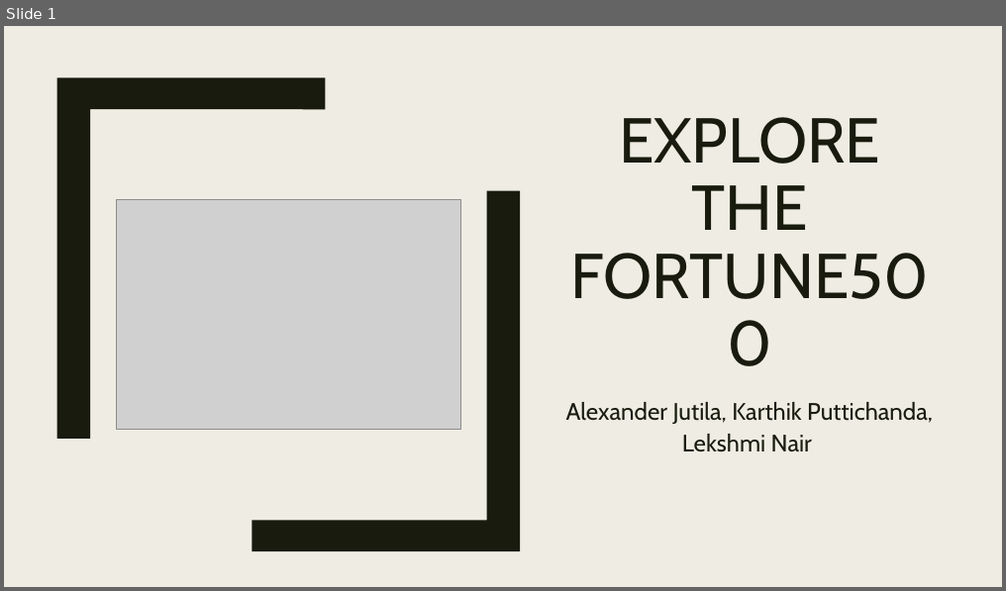
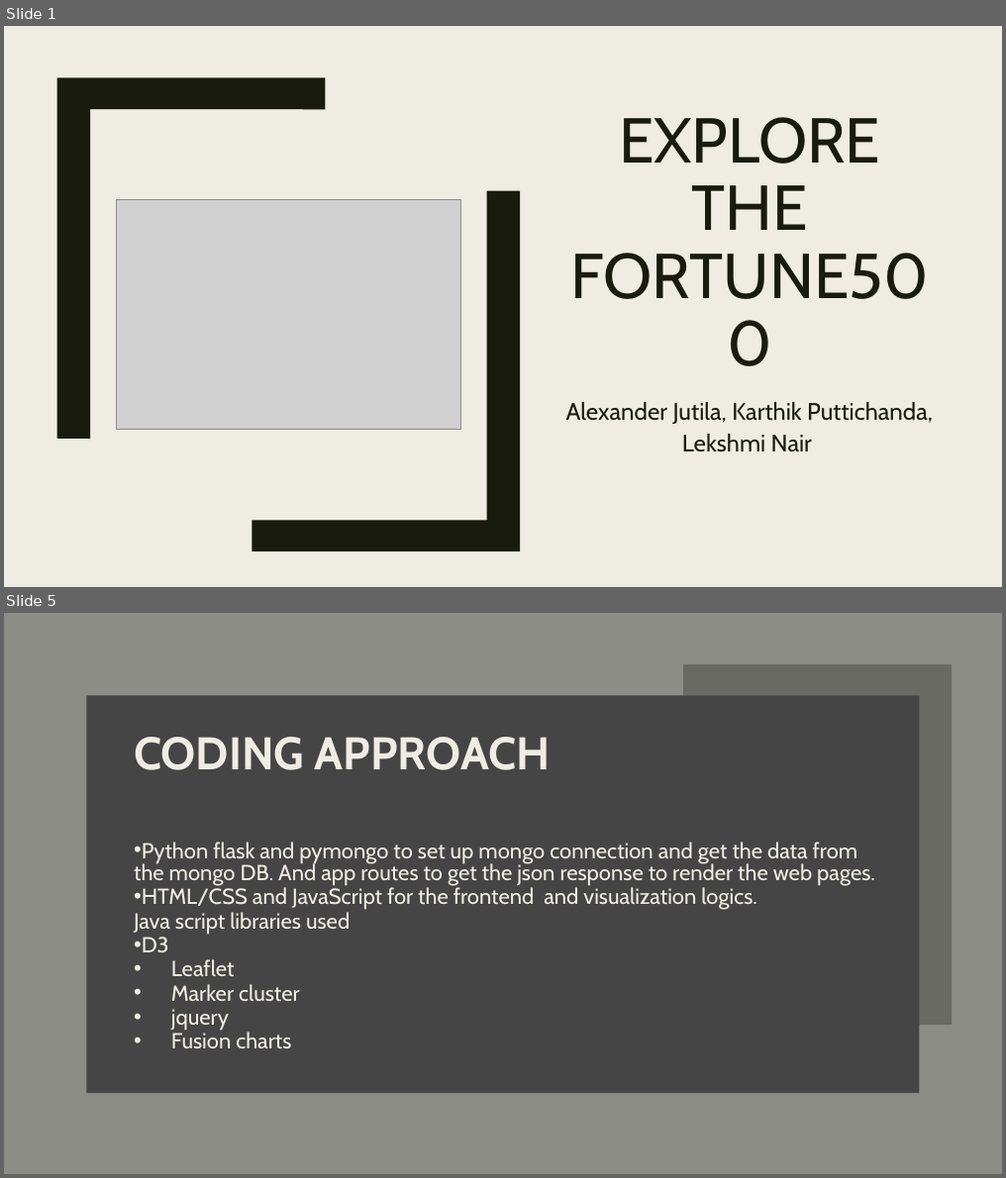
Before and after one commit to lekshmicnair/Fortune500_Financial_Analysis, a slide deck: Fortune500_group6.pptx. Shown one above the other, each under a label of ours: slide 1 before the commit, slides 1 and 5 after it; the slides between them are not shown. The pictures are 1006x591 and 1006x1178 pixels, drawn with LibreOffice and Linux fonts; fonts in the diff are those of the drawing; grey boxes stand for pictures. Boxes give left, top, right and bottom in pixels: in the first picture for what was removed or moved away, otherwise in the second. Text is boxed around its words. In the diff, an @@ line names an element or a change of style, - is before the commit and + after.

```diff
--- a/Fortune500_group6.pptx
+++ b/Fortune500_group6.pptx
@@ slide 5 added at (4,613,1002,1174), background #454545 @@
@@ rectangle added at (4,613,1002,1174), fill #8C8D86 @@
@@ rectangle added at (43,613,61,1174), fill #EFEDE3 @@
@@ freeform shape added at (684,664,951,1026), fill #696A64 @@
@@ rectangle added at (86,695,919,1093), fill #454545 @@
@@ title added at (134,737,550,770), 44 pt, text #EFEDE3, bold @@
+CODING APPROACH
@@ subtitle added at (134,842,875,1049), 21 pt, text #EFEDE3 @@
+• Python flask and pymongo to set up mongo connection and get the data from the mongo DB. And app routes to get the json response to render the web pages.
+• HTML/CSS and JavaScript for the frontend and visualization logics.
+Java script libraries used
+• D3
+• Leaflet
+• Marker cluster
+• jquery
+• Fusion charts
```
Also in this commit, not shown: 3 slides changed, 1 other slide added, 2 slides removed, 2 other files.
